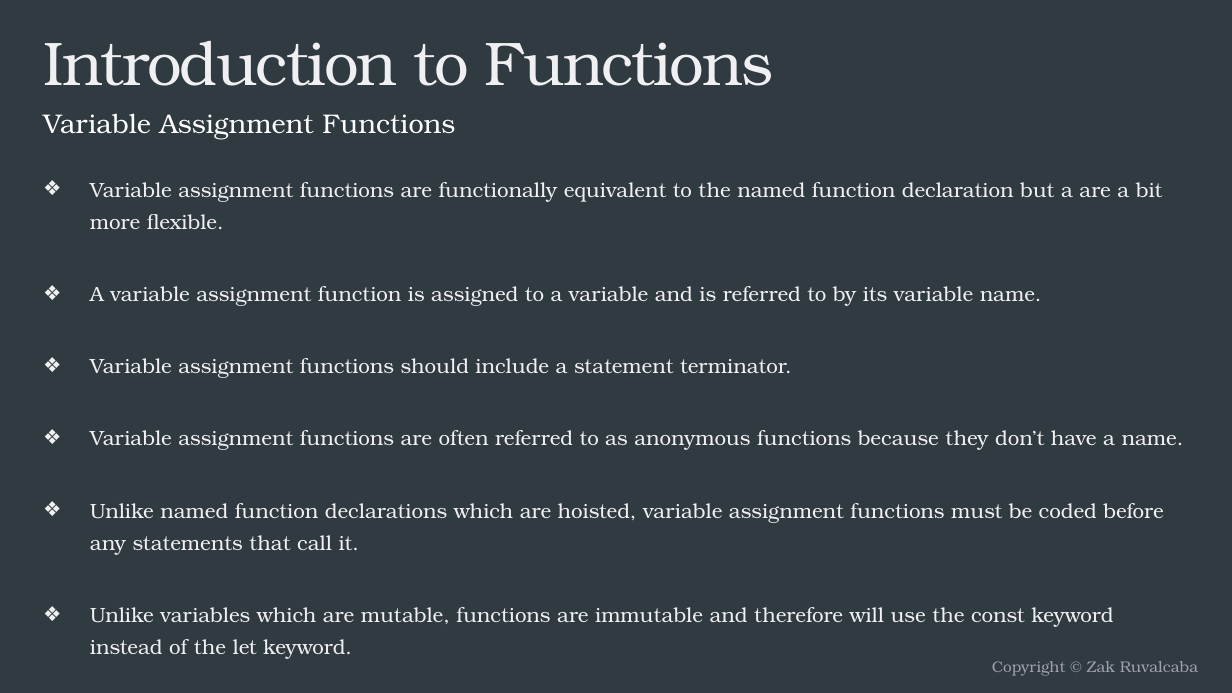
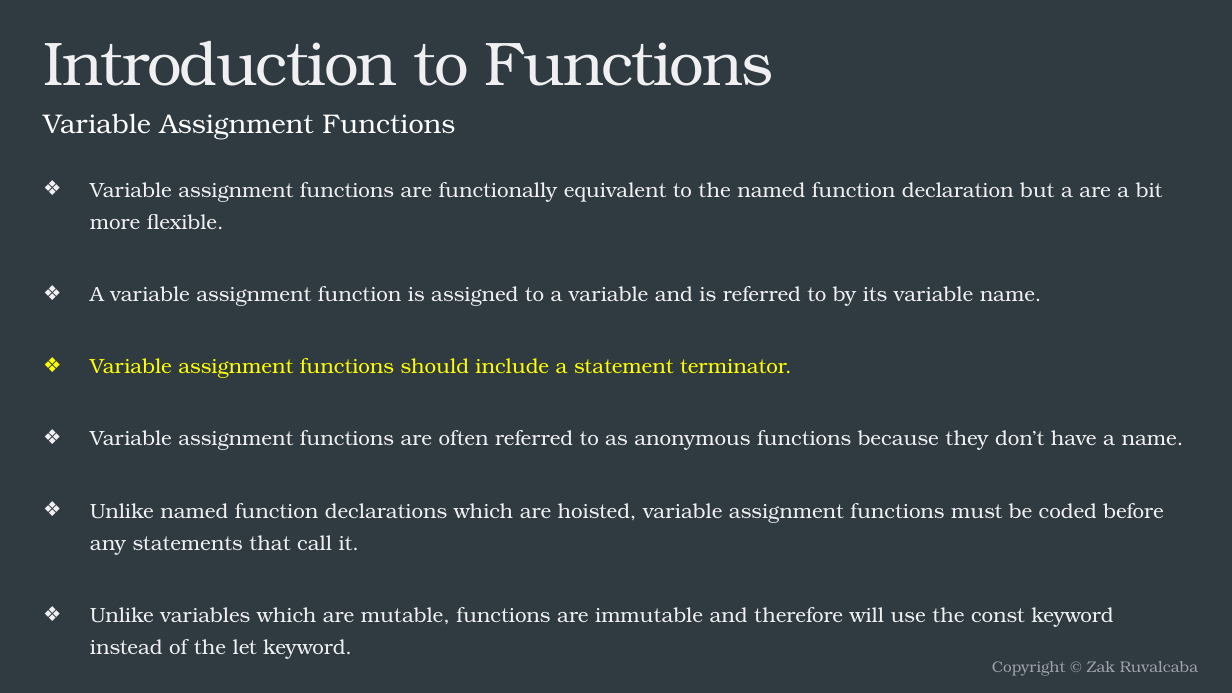
Before and after one commit to bcltester/FEWD, a slide deck: slide 31 of Lecture 5/lecture5.pptx. Drawn at 1232x693 pixels with LibreOffice and Linux fonts; fonts in the diff are those of the drawing. Boxes give left, top, right and bottom in pixels: in the first picture for what was removed or moved away, otherwise in the second. Text is boxed around its words. In the diff, an @@ line names an element or a change of style, - is before the commit and + after.

```diff
--- a/Lecture 5/lecture5.pptx
+++ b/Lecture 5/lecture5.pptx
@@ text at [90,358,792,378]: text colour #F0F0F2 to #FFFF00 in "Variable assignment functions should include a statement ..." @@
```
Also in this commit, not shown: 4 other slides changed, 16 other files.
